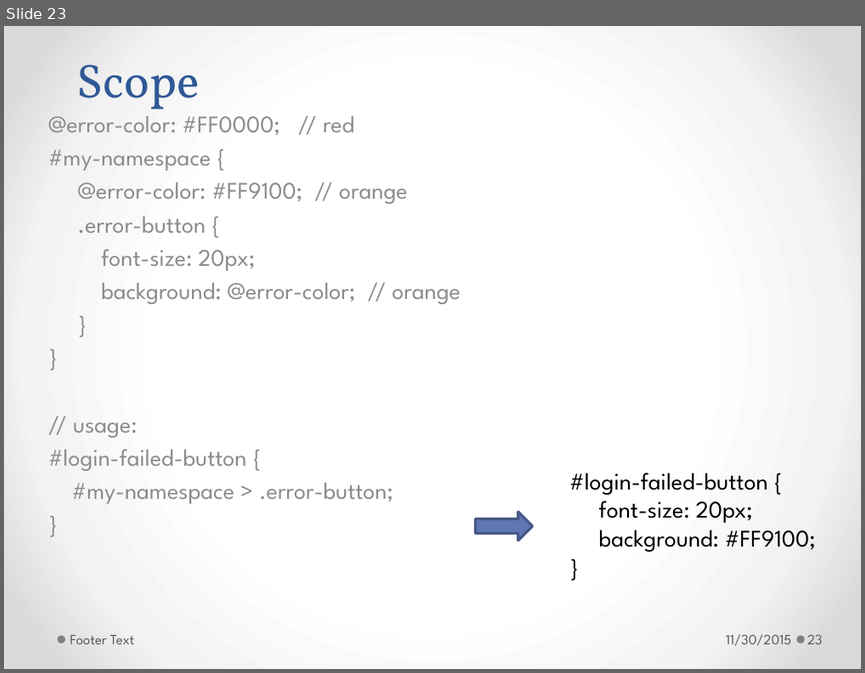
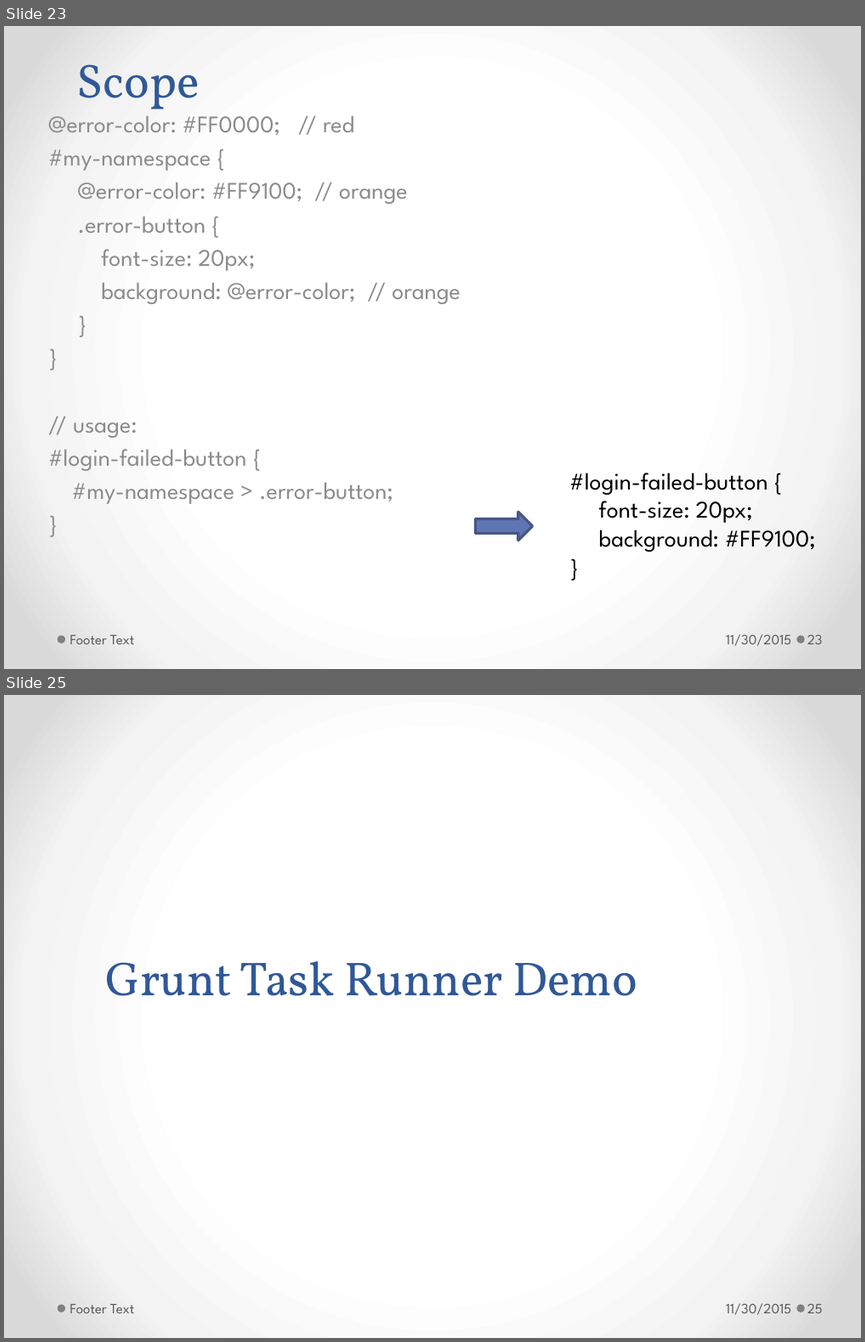
Before and after one commit to h-t-tran/work, a slide deck: brownbag/less/tech-presentation-less.pptx. Shown one above the other, each under a label of ours: slide 23 before the commit, slides 23 and 25 after it; the slides between them are not shown. The pictures are 865x673 and 865x1342 pixels, drawn with LibreOffice and Linux fonts; fonts in the diff are those of the drawing. Boxes give left, top, right and bottom in pixels: in the first picture for what was removed or moved away, otherwise in the second. Text is boxed around its words. In the diff, an @@ line names an element or a change of style, - is before the commit and + after.

Commit message:
add grunt

```diff
--- a/brownbag/less/tech-presentation-less.pptx
+++ b/brownbag/less/tech-presentation-less.pptx
@@ slide 25 added at [4, 695, 861, 1338], background gradient #FFFFFF to #F4F4F4 to #DADADA; not listed: 2 template elements that a slide beside it also shows @@
@@ title added at [105, 961, 637, 996], 40 pt, text #2F5897 @@
+Grunt Task Runner Demo
@@ text added at [70, 1304, 134, 1313], 12 pt, text #595959 @@
+Footer Text
@@ text added at [726, 1303, 791, 1315], 12 pt, text #595959 @@
+11/30/2015
@@ page number added at [807, 1304, 823, 1313], 12 pt, text #595959 @@
+25
```
Also in this commit, not shown: 1 slide changed, 1 other slide added.
